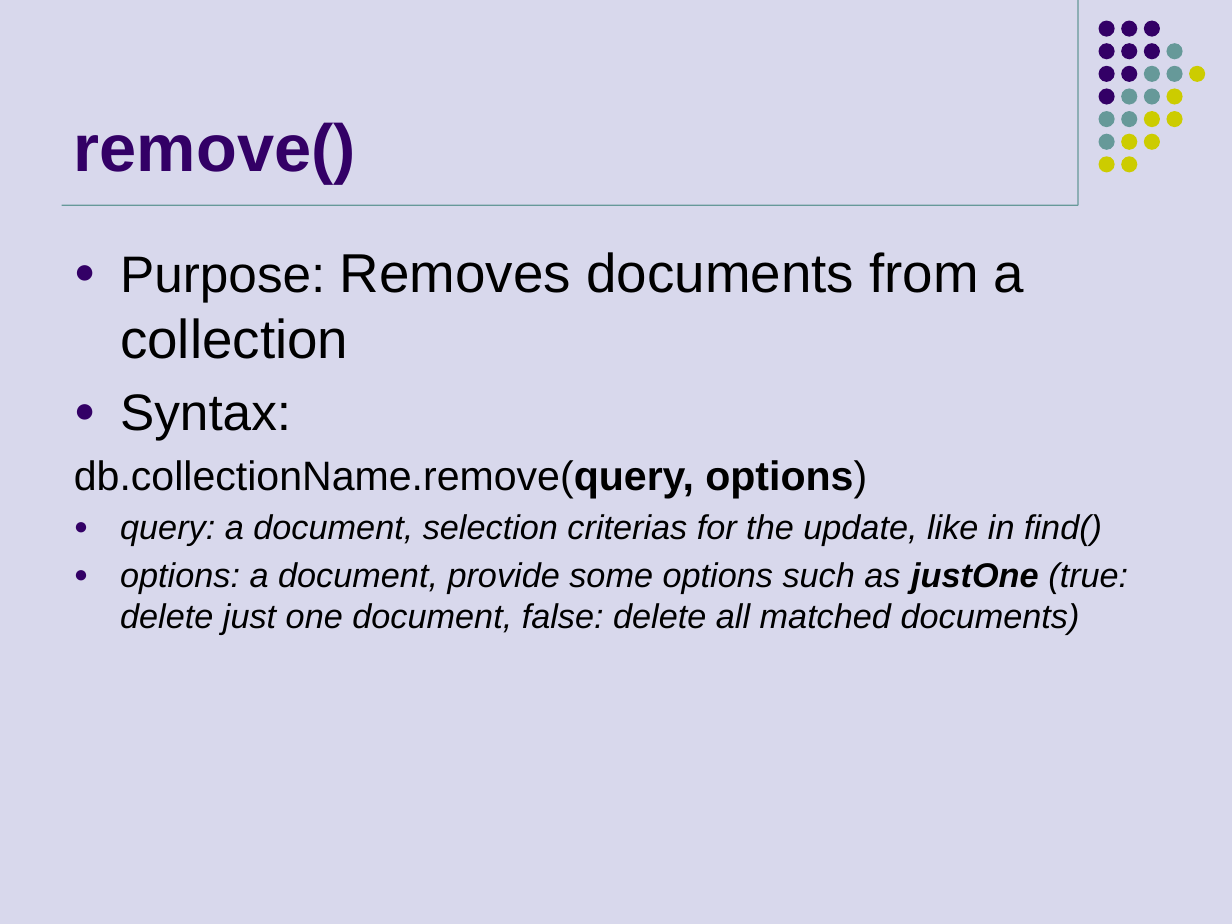
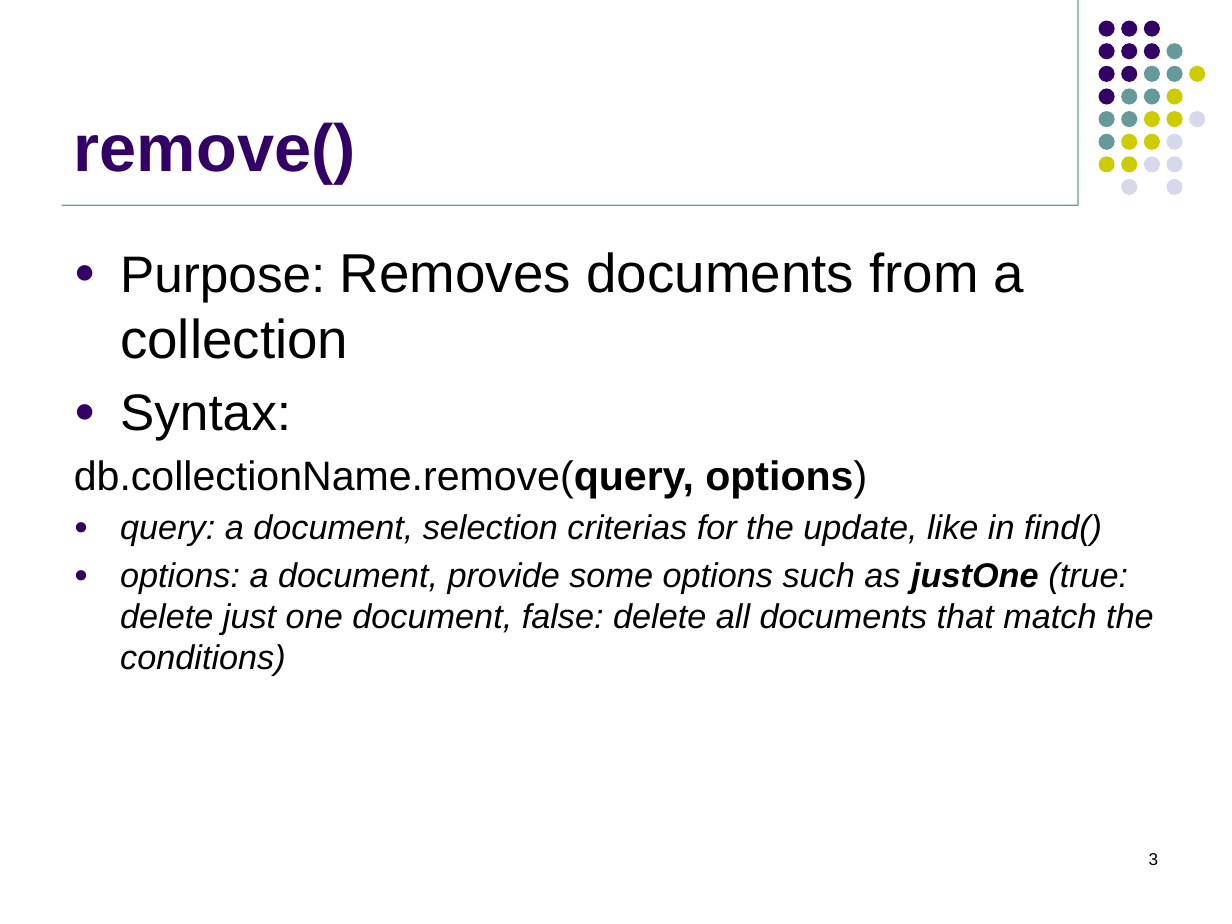
Before and after one commit to khuongdv/mongodb-dba-study, a slide deck: slide 3 of MongoDB Aggregation Framework.pptx. Drawn at 1232x924 pixels with LibreOffice and Linux fonts; fonts in the diff are those of the drawing. Boxes give left, top, right and bottom in pixels: in the first picture for what was removed or moved away, otherwise in the second. Text is boxed around its words. In the diff, an @@ line names an element or a change of style, - is before the commit and + after.

```diff
--- a/MongoDB Aggregation Framework.pptx
+++ b/MongoDB Aggregation Framework.pptx
@@ background #D8D8EC to #FFFFFF @@
@@ text at (x1=120, y1=562, x2=1154, y2=676): text changed @@
-● options: a document, provide some options such as justOne (true: delete just one document, false: delete all matched documents)
+● options: a document, provide some options such as justOne (true: delete just one document, false: delete all documents that match the conditions)
@@ page number added at (x1=1149, y1=853, x2=1159, y2=865), 10 pt, text #000000 @@
+3
```
Also in this commit, not shown: 26 other slides changed, 2 slides added, 1 other file.
